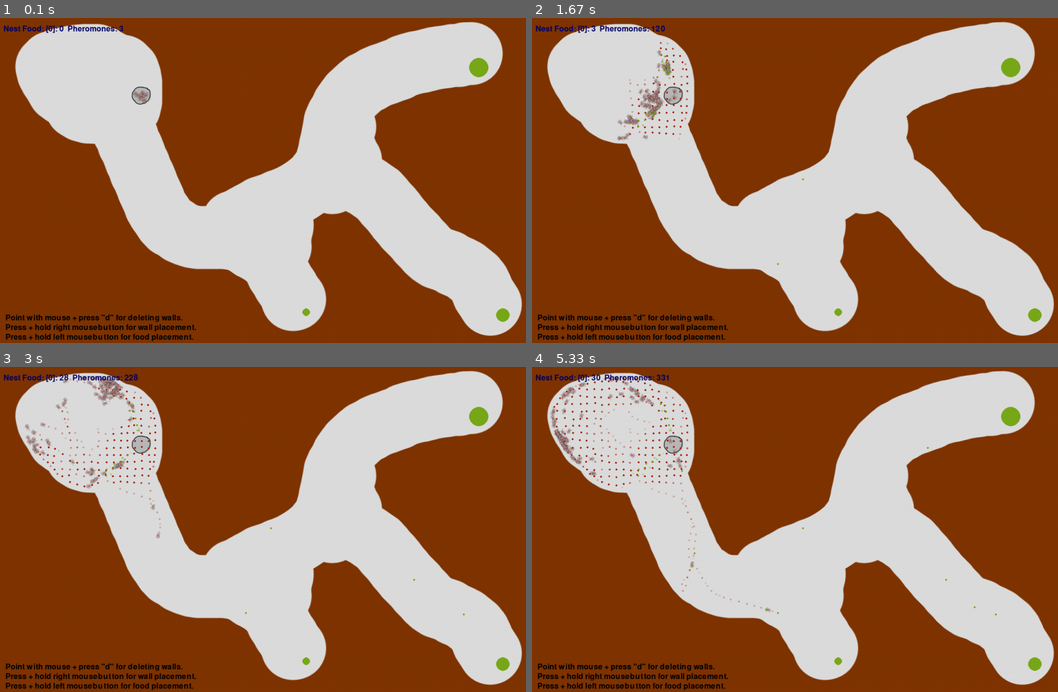
Above: before the commit, frames 1-4 (two rows, left to right).
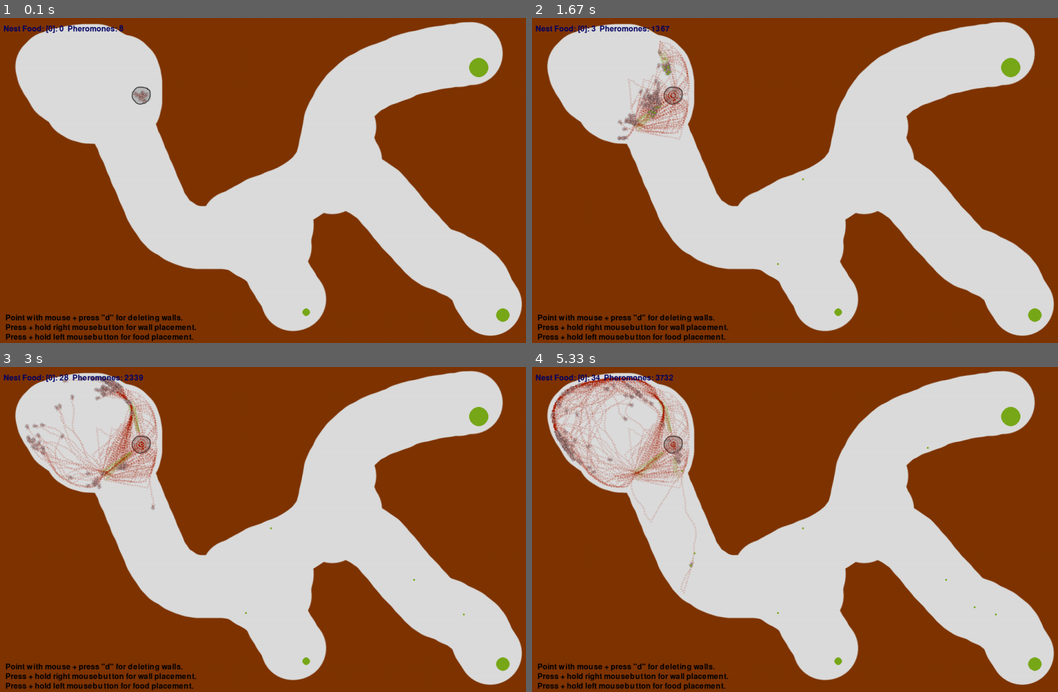
Above: after the commit, the same moments.

Repository: wschopohl/fuh-ants
Game: pygame game, started from Wieland/MainAntSimulation.py
The game is run twice, just before and just after one commit, with the same random seed, the same clock (stepped at 60 frames per second) and the same inputs.
Inputs (mouse positions are in pixels of both pictures, inside the frame that each line leads up to):
- Up to frame 1 (0.1 s): no input
- Up to frame 2 (1.67 s): click (805, 180) at 0.38 s; click (631, 128) at 0.72 s; click (658, 57) at 1.05 s; click (779, 265) at 1.42 s
- Up to frame 3 (3 s): click (415, 578) at 1.92 s; click (462, 614) at 2.25 s; click (389, 471) at 2.75 s
- Up to frame 4 (5.33 s): click (926, 448) at 3.32 s; click (679, 471) at 3.65 s; click (631, 649) at 4.08 s; click (695, 552) at 4.48 s; click (973, 607) at 5.15 s

The runs differ from the first frame. In frame 1, less than 0.1% of the frame differs, in the area x 22-24%, y 2-4%; in frame 2, 1.4%; in frame 3, 2.9%; in frame 4, 4.3%, in the area x 3-46%, y 2-76%.

Commit message:
minor_changes

Diff:
--- a/Wieland/PheromoneMap.py
+++ b/Wieland/PheromoneMap.py
@@ -7,12 +7,14 @@
 class PheromoneMap:
     def __init__(self, world):
         self.world = world
+        if Config.UseNumpy:
+            Config.PheromoneMapTileSize = 3
         self.width = math.ceil(world.width / Config.PheromoneMapTileSize)
         self.height = math.ceil(world.height / Config.PheromoneMapTileSize)
         self.map = [[ [None for row in range(self.width)] for col in range(self.height)] for type in range(2)]
-        self.radius = 90
+        self.radius = 90 # distance of view
+        self.aov = 70 # angle of view
         if Config.UseNumpy:
-
             self.phero_map = np.zeros((world.width,world.height,2))
             self.sens_weight = np.zeros((2*self.radius+1,2*self.radius+1,2))
             #self.sens
@@ -22,15 +24,17 @@
                         self.sens_weight[x,y,0] = 1
                         self.sens_weight[x,y,1] = 0
                     else:
-                        self.sens_weight[x,y,0] = 1/((self.radius-x)**2+(y-self.radius)**2)**0.5
+                        self.sens_weight[x,y,0] = 1#1/((self.radius-x)**2+(y-self.radius)**2)**0.5
                         self.sens_weight[x,y,1] = np.arctan2(-(y-self.radius),(x-self.radius))/np.pi*180
-
-            # sensor_res = 36
-            # self.sens_mask = np.zeros((2*Config.AntSenseRadius+1,2*Config.AntSenseRadius+1,sensor_res))
-            # for i in sensor_res:
-            #     for x in range(self.sens_mask.size[0]):
-            #         for y in range(self.sens_mask.size[1]):
-            #             self.sens_mask[x,y,i]
+            #Sensor 2
+            # self.sensor_res = 36
+            # self.sens_mask = np.zeros((2*Config.AntSenseRadius+1,2*Config.AntSenseRadius+1,self.sensor_res))
+            # for i in range(self.sensor_res):
+            #     for x in range(self.sens_mask.shape[0]):
+            #         for y in range(self.sens_mask.shape[1]):
+            #             angle = abs(np.arctan2(-(y-self.radius),(x-self.radius))/np.pi*180-(360/self.sensor_res*i))
+            #             #self.sens_mask[x,y,i] = angle/self.aov if angle < self.aov else 0
+            #             self.sens_mask[x,y,i] = 1 if angle < self.aov else 0
 
 
 
@@ -40,7 +44,7 @@
         #numpy
         if Config.UseNumpy:
             x,y = pheromone.position
-            self.phero_map[math.floor(pheromone.position[0]),math.floor(pheromone.position[1]),pheromone.type] += pheromone.intensity
+            self.phero_map[math.floor(pheromone.position[0]),math.floor(pheromone.position[1]),pheromone.type] = max(self.phero_map[math.floor(pheromone.position[0]),math.floor(pheromone.position[1]),pheromone.type],pheromone.intensity)
         #old
         x,y = self.getMapCoordinates(pheromone.position)
         if x >= self.width or y >= self.height: return False
@@ -61,7 +65,7 @@
         self.map[pheromone.type][y][x] = None
     def update(self):
         if Config.UseNumpy:
-            self.phero_map -= Config.PheromoneDecay/10
+            self.phero_map -= Config.PheromoneDecay
             self.phero_map = self.phero_map.clip(min=0)
 
 
@@ -112,35 +116,28 @@
         my2 = radius+my-y
         py2 = radius+py-y
 
-        #s1 = np.array(self.sens_weight[max(0,radius-x):min(self.world.width-x,radius)+radius+1,max(0,radius-y):min(self.world.height-y,radius)+radius+1,0])
-        #s2 = np.array(self.sens_weight[max(0,radius-x):min(self.world.width-x,radius)+radius+1,max(0,radius-y):min(self.world.height-y,radius)+radius+1,1])
         s1 = np.array(self.sens_weight[mx2:px2,my2:py2,0])
+        #sensor 1
         s2 = np.array(self.sens_weight[mx2:px2,my2:py2,1])
         s2[:,:] = (s2[:,:]-old_angle)%360
         s2 = np.where(s2<180,s2,s2-360)
-        s2 = np.where(s2>-70,s2,-70)
-        s2 = np.where(s2<70,s2,70)
-        #s2 = s2.clip(-70,70)
-        s2[:,:] = (70-abs(s2[:,:]))/70
-        # s2[:,:] = [x if x<180 else x-360 for x in s2]
+        s2 = np.where(s2>-self.aov,s2,-self.aov)
+        s2 = np.where(s2<self.aov,s2,self.aov)
 
-        # if old_angle<180:
-        #     s2[:,:] = s2[:,:]-old_angle
-        #     s2 = s2.clip(-70,70)
-        # else:
-        #     s2[:,:] = s2[:,:]-old_angle-360
-        #     s2 = s2.clip(-70,70)
+        s2[:,:] = (self.aov-abs(s2[:,:]))/self.aov
+
+        #sensor 2
+        #s2 = self.sens_mask[mx2:px2,my2:py2,int(old_angle//(360//self.sensor_res)%self.sensor_res)]
+
+
         #center of mass
         weights = vow[:,:]*s1[:,:]*s2[:,:]
         if len(np.where(weights!=0)[0])== 0:
             return None
-        #weights = s2
-        #mask_nonzero = weights[np.nonzero(weights[:,:])]
         total_weight = np.sum(weights[:,:])
-
+        if total_weight <1:
+            return None
         x = np.sum(np.array([(i-radius+mx2)*np.sum(weights[i,:]) for i in range(weights.shape[0])]))/total_weight
         y = np.sum(np.array([(i-radius+my2)*np.sum(weights[:,i]) for i in range(weights.shape[1])]))/total_weight
 
-        #new_direction = np.average(mask_nonzero[:,:],axis=None, weights=np.sum(mask_nonzero[:,0]))
-        #print(np.arctan2(new_direction[1]-radius+my2,new_direction[0]-radius+mx2)/np.pi*180)
         return np.arctan2(-y,x)/np.pi*180
